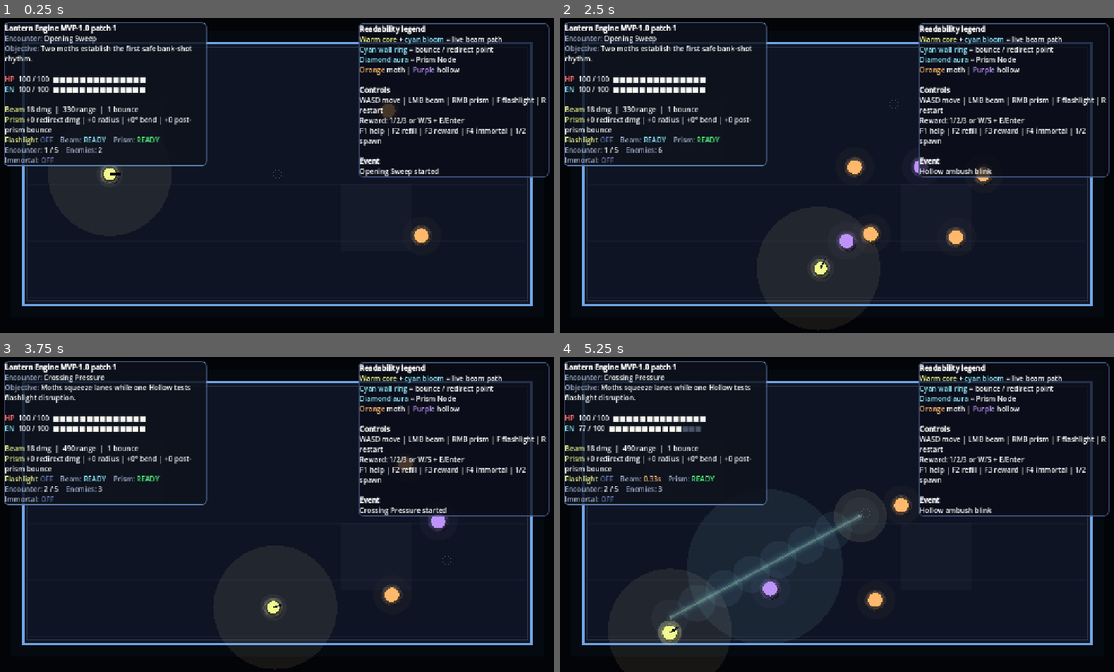
Above: before the commit, frames 1-4 (two rows, left to right).
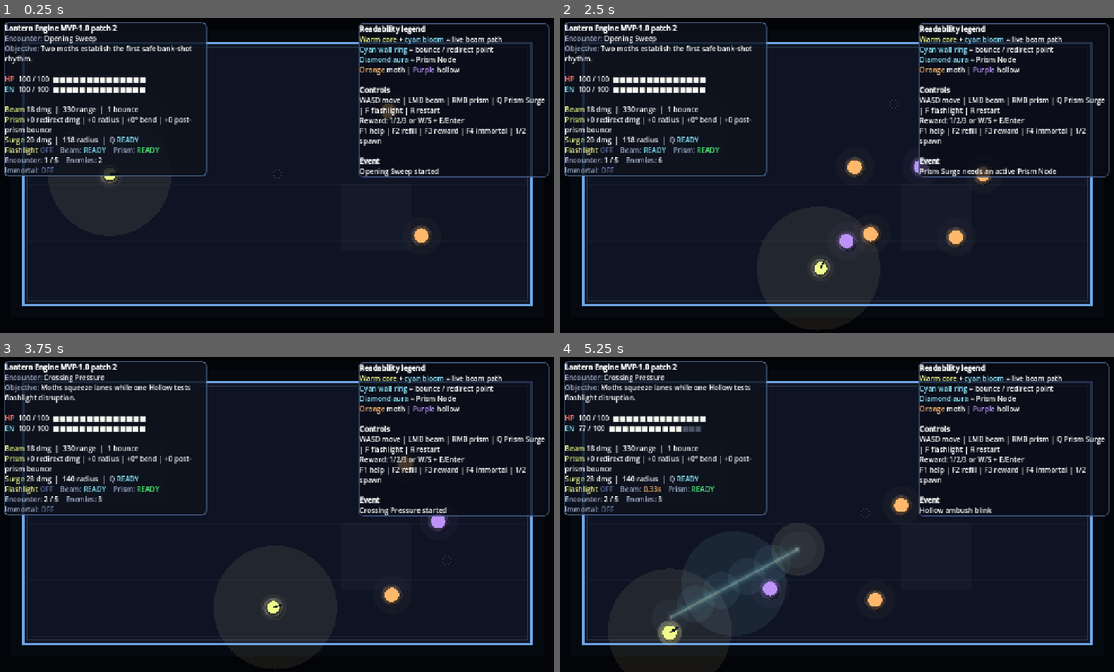
Above: after the commit, the same moments.

Repository: Nopppa/lantern-engine
Game: Godot game, scene res://scenes/main.tscn
The game is run twice, just before and just after one commit, with the same random seed, the same clock (stepped at 60 frames per second) and the same inputs.
Inputs (mouse positions are in pixels of both pictures, inside the frame that each line leads up to):
- Up to frame 1 (0.25 s): no input
- Up to frame 2 (2.5 s): tap Enter (ui_accept) at 0.5, 0.77, 1.07, 1.52, 1.82 s; move the mouse to (958, 159) at 0.52 s; hold D (move_right) 0.53-1.28 s; tap E (interact) at 0.6 s; tap 2 (spawn_hollow) at 0.8, 1.35 s; move the mouse to (726, 191) at 1.27 s; hold S (move_down) 1.28-2.03 s; tap 1 (spawn_moth) at 1.55, 2.1 s; move the mouse to (892, 103) at 2.02 s; hold D (move_right) from 2.03 s (still down); tap Q (cast_prism_surge, bound only after the commit) at 2.3 s
- Up to frame 3 (3.75 s): move the mouse to (249, 577) at 2.77 s; release D (move_right) at 2.78 s; hold R (grant_upgrade) 2.78-3.53 s; tap Q (cast_prism_surge, bound only after the commit) at 2.85 s; tap Enter (ui_accept) at 3.02, 3.32 s; tap 3 at 3.05 s; move the mouse to (448, 561) at 3.52 s; hold A (move_left) from 3.53 s (still down); hold 3 from 3.53 s (still down)
- Up to frame 4 (5.25 s): tap Enter (ui_accept) at 3.77, 3.8, 4.07, 4.35, 4.52, 4.82 s; move the mouse to (665, 464) at 4.27 s; release 3 at 4.28 s; tap E (interact) at 4.55 s; move the mouse to (864, 514) at 5.02 s; release A (move_left) at 5.03 s; hold S (move_down) from 5.03 s (still down); click (864, 514) at 5.1 s

The runs differ from the first frame. In frame 1, 1.7% of the frame differs, in the area x 0-99%, y 2-51%; in frame 2, 1.9%; in frame 3, 1.6%; in frame 4, 2.7%, in the area x 0-99%, y 2-85%.

Commit message:
Release v0.4.1 Prism Surge

Diff:
--- a/project.godot
+++ b/project.godot
@@ -73,6 +73,10 @@
 "deadzone": 0.2,
 "events": [Object(InputEventKey,"resource_local_to_scene":false,"resource_name":"","device":-1,"window_id":0,"alt_press …(194 unchanged characters)…
 }
+cast_prism_surge={
+"deadzone": 0.2,
+"events": [Object(InputEventKey,"resource_local_to_scene":false,"resource_name":"","device":-1,"window_id":0,"alt_pressed":false,"shift_pressed":false,"ctrl_pressed":false,"meta_pressed":false,"pressed":false,"keycode":0,"physical_keycode":81,"key_label":81,"unicode":113,"location":0,"echo":false,"script":null)]
+}
 
 [rendering]
 renderer/rendering_method="mobile"
--- /dev/null
+++ b/scripts/data/skill_defs.gd
@@ -0,0 +1,21 @@
+extends RefCounted
+class_name SkillDefs
+
+const PRISM_SURGE := {
+	"id": "prism_surge",
+	"title": "Prism Surge",
+	"control": "Q",
+	"summary": "Collapse the active Prism Node into a radial burst that damages and shoves nearby enemies.",
+	"cooldown": 6.0,
+	"damage": 20.0,
+	"radius": 118.0,
+	"push_distance": 96.0,
+	"energy_refund_on_hit": 8.0
+}
+
+static func get_skill(id: String) -> Dictionary:
+	match id:
+		"prism_surge":
+			return PRISM_SURGE.duplicate(true)
+		_:
+			return {}
--- a/scripts/data/upgrade_defs.gd
+++ b/scripts/data/upgrade_defs.gd
@@ -7,7 +7,8 @@
 	{"id": "beam_damage", "title": "Focused Lens", "desc": "Refraction Beam damage +7.", "delta_text": "+7 damage for faster clears and safer Hollow punishes.", "apply": "beam_damage", "value": 7.0, "tags": ["core"]},
 	{"id": "prism_overclock", "title": "Prism Overclock", "desc": "Redirected segments hit harder and the node lasts longer.", "delta_text": "+6 redirected damage, +3s Prism duration.", "apply": "prism_overclock", "tags": ["prism"]},
 	{"id": "wide_refraction", "title": "Wide Refraction", "desc": "Prism node catches shots more reliably and bends them harder.", "delta_text": "+10 Prism radius, +8° redirect angle.", "apply": "wide_refraction", "tags": ["prism"]},
-	{"id": "echo_lens", "title": "Echo Lens", "desc": "Prism redirects preserve momentum into one more bounce.", "delta_text": "+1 bounce after Prism redirect.", "apply": "echo_lens", "tags": ["prism"]}
+	{"id": "echo_lens", "title": "Echo Lens", "desc": "Prism redirects preserve momentum into one more bounce.", "delta_text": "+1 bounce after Prism redirect.", "apply": "echo_lens", "tags": ["prism"]},
+	{"id": "surge_capacitors", "title": "Surge Capacitors", "desc": "Prism Surge hits a larger area, harder, and cycles back sooner.", "delta_text": "+8 Surge damage, +22 radius, -1.0s cooldown.", "apply": "surge_capacitors", "tags": ["prism"]}
 ]
 
 static func get_pool(tags: Array = [], exclude_ids: Array = []) -> Array:
--- a/scripts/gameplay/reward_controller.gd
+++ b/scripts/gameplay/reward_controller.gd
@@ -120,6 +120,10 @@
 			run.prism_redirect_angle_bonus += 8.0
 		"echo_lens":
 			run.prism_redirect_bonus_bounces += 1
+		"surge_capacitors":
+			run.prism_surge_damage += 8.0
+			run.prism_surge_radius += 22.0
+			run.prism_surge_cooldown = max(run.prism_surge_cooldown - 1.0, 2.5)
 	RunSummary.note_upgrade(run, reward)
 	run.reward_pending = false
 	run.reward_panel.visible = false
--- a/scripts/gameplay/run_summary.gd
+++ b/scripts/gameplay/run_summary.gd
@@ -10,6 +10,7 @@
 		"beams_cast": 0,
 		"prisms_placed": 0,
 		"prism_redirects": 0,
+		"skill_casts": {"prism_surge": 0},
 		"damage_dealt": 0.0,
 		"damage_taken": 0.0,
 		"kills": {"moth": 0, "hollow": 0},
@@ -39,6 +40,11 @@
 static func note_prism_redirect(run: RunScene) -> void:
 	run.run_summary["prism_redirects"] += 1
 
+static func note_skill_cast(run: RunScene, skill_id: String) -> void:
+	var skill_casts: Dictionary = run.run_summary.get("skill_casts", {})
+	skill_casts[skill_id] = int(skill_casts.get(skill_id, 0)) + 1
+	run.run_summary["skill_casts"] = skill_casts
+
 static func note_damage_dealt(run: RunScene, amount: float) -> void:
 	run.run_summary["damage_dealt"] = float(run.run_summary.get("damage_dealt", 0.0)) + amount
 
@@ -58,12 +64,13 @@
 	var cleared_titles: Array = run.run_summary.get("encounters_cleared", [])
 	var upgrades: Array = run.run_summary.get("upgrades", [])
 	var kills: Dictionary = run.run_summary.get("kills", {})
+	var skill_casts: Dictionary = run.run_summary.get("skill_casts", {})
 	var duration: int = max(int(run.run_summary.get("ended_at", Time.get_unix_time_from_system())) - int(run.run_summary.get("started_at", Time.get_unix_time_from_system())), 0)
 	var outcome: String = "[b]Prism Trial cleared.[/b]" if victory else "[b]Run ended before the trial was cleared.[/b]"
 	var encounter_line: String = "%d/%d encounters cleared" % [cleared_titles.size(), max(started_titles.size(), run.encounters.size())]
 	var upgrade_line: String = "None" if upgrades.is_empty() else ", ".join(upgrades)
 	var cleared_line: String = "None" if cleared_titles.is_empty() else " → ".join(cleared_titles)
-	return "%s\n%s in %ds.\n\n[b]Route[/b]\n%s\n\n[b]Build[/b]\n%s\n\n[b]Combat[/b]\nBeams cast: %d\nPrisms placed: %d\nPrism redirects: %d\nDamage dealt: %.0f\nDamage taken: %.0f\nKills: %d Moth, %d Hollow" % [
+	return "%s\n%s in %ds.\n\n[b]Route[/b]\n%s\n\n[b]Build[/b]\n%s\n\n[b]Combat[/b]\nBeams cast: %d\nPrisms placed: %d\nPrism redirects: %d\nPrism Surges: %d\nDamage dealt: %.0f\nDamage taken: %.0f\nKills: %d Moth, %d Hollow" % [
 		outcome,
 		encounter_line,
 		duration,
@@ -72,6 +79,7 @@
 		int(run.run_summary.get("beams_cast", 0)),
 		int(run.run_summary.get("prisms_placed", 0)),
 		int(run.run_summary.get("prism_redirects", 0)),
+		int(skill_casts.get("prism_surge", 0)),
 		float(run.run_summary.get("damage_dealt", 0.0)),
 		float(run.run_summary.get("damage_taken", 0.0)),
 		int(kills.get("moth", 0)),
--- /dev/null
+++ b/scripts/gameplay/skill_controller.gd
@@ -0,0 +1,60 @@
+extends RefCounted
+class_name SkillController
+
+const SfxController = preload("res://scripts/gameplay/sfx_controller.gd")
+const RunSummary = preload("res://scripts/gameplay/run_summary.gd")
+
+static func cast_prism_surge(run: RunScene) -> void:
+	if not run.prism_surge_unlocked:
+		run.last_event = "Prism Surge not unlocked"
+		return
+	if run.prism_surge_timer > 0.0:
+		run.last_event = "Prism Surge recharging"
+		return
+	if not run.prism_node:
+		run.last_event = "Prism Surge needs an active Prism Node"
+		return
+	var origin: Vector2 = run.prism_node.position
+	var hit_count := 0
+	for enemy: Dictionary in run.enemies:
+		if not enemy["alive"]:
+			continue
+		if not is_instance_valid(enemy["node"]):
+			continue
+		var distance: float = enemy["node"].position.distance_to(origin)
+		if distance > run.prism_surge_radius + enemy["radius"]:
+			continue
+		hit_count += 1
+		enemy["hp"] -= run.prism_surge_damage
+		RunSummary.note_damage_dealt(run, run.prism_surge_damage)
+		enemy["flash"] = 0.35
+		var push_dir: Vector2 = (enemy["node"].position - origin).normalized()
+		if push_dir == Vector2.ZERO:
+			push_dir = Vector2.RIGHT.rotated(randf() * TAU)
+		enemy["node"].position = (enemy["node"].position + push_dir * run.prism_surge_push_distance).clamp(run.ARENA_RECT.position + Vector2(enemy["radius"], enemy["radius"]), run.ARENA_RECT.end - Vector2(enemy["radius"], enemy["radius"]))
+		if enemy["type"] == "hollow":
+			enemy["attack_timer"] = max(float(enemy.get("attack_timer", 0.0)), 1.4)
+			enemy["blink_winding_up"] = false
+			enemy["blink_transiting"] = false
+			enemy["shimmer_timer"] = max(float(enemy.get("shimmer_timer", 0.0)), 0.45)
+		var hit_color := Color(0.72, 0.96, 1.0, 0.95)
+		run._add_hit_flash(enemy["node"].position, enemy["radius"] + 20.0, hit_color, 0.18)
+		if enemy["hp"] <= 0.0:
+			enemy["alive"] = false
+			enemy["death_timer"] = 0.35
+			RunSummary.note_kill(run, String(enemy["type"]))
+			run._add_hit_flash(enemy["node"].position, enemy["radius"] + 24.0, Color(1.0, 0.98, 0.82, 1.0), 0.24)
+	var refunded_energy: float = minf(run.max_energy - run.energy, float(hit_count) * run.prism_surge_energy_refund_on_hit)
+	run.energy += refunded_energy
+	run._add_hit_flash(origin, run.prism_surge_radius, Color(0.62, 0.94, 1.0, 0.9), 0.26)
+	if run.prism_node:
+		run.prism_node.queue_free()
+		run.prism_node = null
+	run.prism_timer = max(run.prism_timer, run.prism_cooldown)
+	run.prism_surge_timer = run.prism_surge_cooldown
+	RunSummary.note_skill_cast(run, "prism_surge")
+	SfxController.play(run, "beam")
+	if hit_count > 0:
+		run.last_event = "Prism Surge burst for %.0f across %d target%s" % [run.prism_surge_damage, hit_count, "" if hit_count == 1 else "s"]
+	else:
+		run.last_event = "Prism Surge discharged with no target in the blast"
--- a/scripts/run_scene.gd
+++ b/scripts/run_scene.gd
@@ -3,10 +3,12 @@
 
 const EncounterDefs = preload("res://scripts/data/encounter_defs.gd")
 const DebugActions = preload("res://scripts/player/debug_actions.gd")
+const SkillDefs = preload("res://scripts/data/skill_defs.gd")
 const RewardController = preload("res://scripts/gameplay/reward_controller.gd")
 const EncounterController = preload("res://scripts/gameplay/encounter_controller.gd")
 const BeamResolver = preload("res://scripts/gameplay/beam_resolver.gd")
 const EnemyController = preload("res://scripts/gameplay/enemy_controller.gd")
+const SkillController = preload("res://scripts/gameplay/skill_controller.gd")
 const SfxController = preload("res://scripts/gameplay/sfx_controller.gd")
 const RunSummary = preload("res://scripts/gameplay/run_summary.gd")
 const HudText = preload("res://scripts/ui/hud_text.gd")
@@ -23,7 +25,7 @@
 const BEAM_OFFSET := 4.0
 const PRISM_RADIUS := 18.0
 const PRISM_REDIRECT_ANGLE := 55.0
-const BUILD_LABEL := "MVP-1.0 patch 1"
+const BUILD_LABEL := "MVP-1.0 patch 2"
 
 var player_hp := 100.0
 var player_max_hp := 100.0
@@ -40,6 +42,13 @@
 var prism_redirect_angle_bonus := 0.0
 var prism_redirect_damage_bonus := 0.0
 var prism_redirect_bonus_bounces := 0
+var prism_surge_unlocked := true
+var prism_surge_cooldown := 6.0
+var prism_surge_timer := 0.0
+var prism_surge_damage := 20.0
+var prism_surge_radius := 118.0
+var prism_surge_push_distance := 96.0
+var prism_surge_energy_refund_on_hit := 8.0
 var prism_node: Node2D
 var player_velocity := Vector2.ZERO
 var player_speed := 285.0
@@ -90,6 +99,7 @@
 
 func _ready() -> void:
 	randomize()
+	_apply_skill_defaults()
 	RunSummary.reset(self)
 	_setup_scene()
 	_start_encounter(0)
@@ -115,6 +125,16 @@
 	_build_hud()
 	SfxController.setup(self)
 	queue_redraw()
+
+func _apply_skill_defaults() -> void:
+	var prism_surge: Dictionary = SkillDefs.get_skill("prism_surge")
+	prism_surge_unlocked = not prism_surge.is_empty()
+	prism_surge_cooldown = float(prism_surge.get("cooldown", 6.0))
+	prism_surge_timer = 0.0
+	prism_surge_damage = float(prism_surge.get("damage", 20.0))
+	prism_surge_radius = float(prism_surge.get("radius", 118.0))
+	prism_surge_push_distance = float(prism_surge.get("push_distance", 96.0))
+	prism_surge_energy_refund_on_hit = float(prism_surge.get("energy_refund_on_hit", 8.0))
 
 func _make_panel_style(bg: Color, border: Color, border_width: int = 2, radius: int = 8) -> StyleBoxFlat:
 	var style := StyleBoxFlat.new()
@@ -195,6 +215,7 @@
 		return
 	beam_timer = max(beam_timer - delta, 0.0)
 	prism_timer = max(prism_timer - delta, 0.0)
+	prism_surge_timer = max(prism_surge_timer - delta, 0.0)
 	beam_flash = max(beam_flash - delta * 4.5, 0.0)
 	beam_pulse_timer = max(beam_pulse_timer - delta, 0.0)
 	_update_hit_flashes(delta)
@@ -235,6 +256,8 @@
 		_cast_refraction_beam(mouse_world)
 	if Input.is_action_just_pressed("place_prism"):
 		_place_prism(mouse_world)
+	if Input.is_action_just_pressed("cast_prism_surge"):
+		_cast_prism_surge()
 	if prism_node:
 		prism_node.position = prism_node.position.clamp(ARENA_RECT.position + Vector2(24, 24), ARENA_RECT.end - Vector2(24, 24))
 
@@ -243,6 +266,9 @@
 
 func _redirected_prism_direction(direction: Vector2) -> Vector2:
 	return BeamResolver.redirected_prism_direction(self, direction)
+
+func _cast_prism_surge() -> void:
+	SkillController.cast_prism_surge(self)
 
 func current_prism_radius() -> float:
 	return PRISM_RADIUS + prism_radius_bonus
@@ -329,6 +355,7 @@
 	prism_redirect_angle_bonus = 0.0
 	prism_redirect_damage_bonus = 0.0
 	prism_redirect_bonus_bounces = 0
+	_apply_skill_defaults()
 	player_pos = Vector2(260, 360)
 	if prism_node:
 		prism_node.queue_free()
@@ -384,23 +411,24 @@
 func _update_ui() -> void:
 	var beam_ready := "[color=#8be9fd]READY[/color]" if beam_timer <= 0.0 else "[color=#ffb86c]%.2fs[/color]" % beam_timer
 	var prism_state := "[color=#8be9fd]ACTIVE %.1fs[/color]" % prism_timer if prism_node else "[color=#50fa7b]READY[/color]"
+	var surge_state := "[color=#8be9fd]READY[/color]" if prism_surge_timer <= 0.0 else "[color=#ffb86c]%.1fs[/color]" % prism_surge_timer
 	var current_encounter := _current_encounter()
 	var encounter_title := String(current_encounter.get("title", "Encounter"))
 	var objective := "Pick one upgrade" if reward_pending else (String(current_encounter.get("summary", "Survive encounter and route beam through walls/prism")) if not run_over else ("Run complete — restart from center panel or R" if player_hp > 0.0 else "Run failed — restart from center panel or R"))
 	var immortal_text := "[color=#50fa7b]ON[/color]" if debug_immortal else "[color=#6272a4]OFF[/color]"
 	var flashlight_text := "[color=#f1fa8c]ON[/color] (%.0f/s)" % flashlight_drain if flashlight_on else "[color=#6272a4]OFF[/color]"
-	hud_label.text = "[b]Lantern Engine %s[/b]\n[color=#a4b1cd] …(297 unchanged characters)… | +%d post-prism bounce\n[color=#f1fa8c]Flashlight[/color] %s    [color=#a4b1cd]Beam:[/color] %s    [color=#a4b1cd]Prism:[/color] %s\n[color=#a4b1cd]Encounter:[/color] %d / %d    [color=#a4b1cd]Enemies:[/color] %d\n[color=#a4b1cd]Immortal:[/color] %s" % [BUILD_LABEL, encounter_title, objective, player_hp, player_max_hp, HudText.bar(player_hp, player_max_hp), energy, max_energy, HudText.bar(energy, max_energy), beam_damage, beam_range, beam_bounces, prism_redirect_damage_bonus, prism_radius_bonus, prism_redirect_angle_bonus, prism_redirect_bonus_bounces, flashlight_text, beam_ready, prism_sta …(104 unchanged characters)…
+	hud_label.text = "[b]Lantern Engine %s[/b]\n[color=#a4b1cd] …(297 unchanged characters)… | +%d post-prism bounce\n[color=#f1fa8c]Surge[/color] %.0f dmg  |  %.0f radius  |  [color=#a4b1cd]Q[/color] %s\n[color=#f1fa8c]Flashlight[/color] %s    [color=#a4b1cd]Beam:[/color] %s    [color=#a4b1cd]Prism:[/color] %s\n[color=#a4b1cd]Encounter:[/color] %d / %d    [color=#a4b1cd]Enemies:[/color] %d\n[color=#a4b1cd]Immortal:[/color] %s" % [BUILD_LABEL, encounter_title, objective, player_hp, player_max_hp, HudText.bar(player_hp, player_max_hp), energy, max_energy, HudText.bar(energy, max_energy), beam_damage, beam_range, beam_bounces, prism_redirect_damage_bonus, prism_radius_bonus, prism_redirect_angle_bonus, prism_redirect_bonus_bounces, prism_surge_damage, prism_surge_radius, surge_state, flashlight_text, beam_ready, prism_sta …(104 unchanged characters)…
 	var help_hint := "[color=#8be9fd]F1 show full help[/color]" if help_collapsed else "[color=#8be9fd]F1 hide full help[/color]"
 	var immortal_hint := "[color=#50fa7b]ON[/color]" if debug_immortal else "[color=#6272a4]OFF[/color]"
 	if reward_pending:
 		if reward_title_label:
 			reward_title_label.text = "Choose one Prism upgrade — current beam: %.0f dmg | %.0f range | %d bounce" % [beam_damage, beam_range, beam_bounces]
 		RewardController.update_button_states(self)
-		status_label.text = "[b]Reward pause[/b]\nChoose one clear beam upgrade before the next encounter.\n\n[color=#8be9fd]1/2/3[/color] direct pick\n[color=#8be9fd]W/S or ↑/↓[/color] move highlight\n[color=#8be9fd]E / Enter[/color] confirm highlighted reward\n\n[b]Current beam[/b]\n%.0f dmg | %.0f range | %d bounce" % [beam_damage, beam_range, beam_bounces]
+		status_label.text = "[b]Reward pause[/b]\nChoose one Prism upgrade before the next encounter.\n\n[color=#8be9fd]1/2/3[/color] direct pick\n[color=#8be9fd]W/S or ↑/↓[/color] move highlight\n[color=#8be9fd]E / Enter[/color] confirm highlighted reward\n\n[b]Current kit[/b]\nBeam %.0f dmg | %.0f range | %d bounce\nSurge %.0f dmg | %.0f radius | Q" % [beam_damage, beam_range, beam_bounces, prism_surge_damage, prism_surge_radius]
 	elif help_collapsed and not run_over:
 		status_label.text = "[b]Event[/b]\n%s\n\n%s\n[color=#6272a4]Key actions: F1 help | F flashlight | R restart | F4 immortal %s[/color]" % [last_event, help_hint, immortal_hint]
 	else:
-		status_label.text = "[b]Readability legend[/b]\n[color=#f1 …(281 unchanged characters)… /b]\nWASD move | LMB beam | RMB prism | F flashlight | R restart\nReward: 1/2/3  …(111 unchanged characters)…
+		status_label.text = "[b]Readability legend[/b]\n[color=#f1 …(281 unchanged characters)… /b]\nWASD move | LMB beam | RMB prism | Q Prism Surge | F flashlight | R restart\nReward: 1/2/3  …(111 unchanged characters)…
 	status_label.visible = true
 	if run_over:
 		end_title_label.text = "Run complete" if player_hp > 0.0 else "Lantern extinguished"
@@ -448,6 +476,7 @@
 		draw_line(prism_node.position + Vector2(0, -24), prism_node.position + Vector2(0, 24), Color(1.0, 1.0, 1.0, 0.16), 2.0)
 		var prism_preview_dir := _redirected_prism_direction(facing)
 		draw_circle(prism_node.position, current_prism_radius(), Color(PRISM_COLOR.r, PRISM_COLOR.g, PRISM_COLOR.b, 0.08))
+		draw_circle(prism_node.position, prism_surge_radius, Color(0.62, 0.94, 1.0, 0.035 if prism_surge_timer <= 0.0 else 0.02))
 		draw_line(prism_node.position, prism_node.position + prism_preview_dir * 46.0, Color(PRISM_COLOR.r, PRISM_COLOR.g, PRISM_COLOR.b, 0.4), 2.0)
 	# --- Flashlight cone ---
 	if flashlight_on:
Not shown, changed: export_presets.cfg
Not shown, added: scripts/data/skill_defs.gd.uid
Not shown, added: scripts/gameplay/skill_controller.gd.uid
Not shown, changed: CHANGELOG.md
Not shown, changed: README.md
Not shown, changed: VERSION
Not shown, changed: docs/code-map.md
Not shown, changed: docs/devlog.md
Not shown, changed: docs/milestones.md
Not shown, changed: docs/run-controls.md
